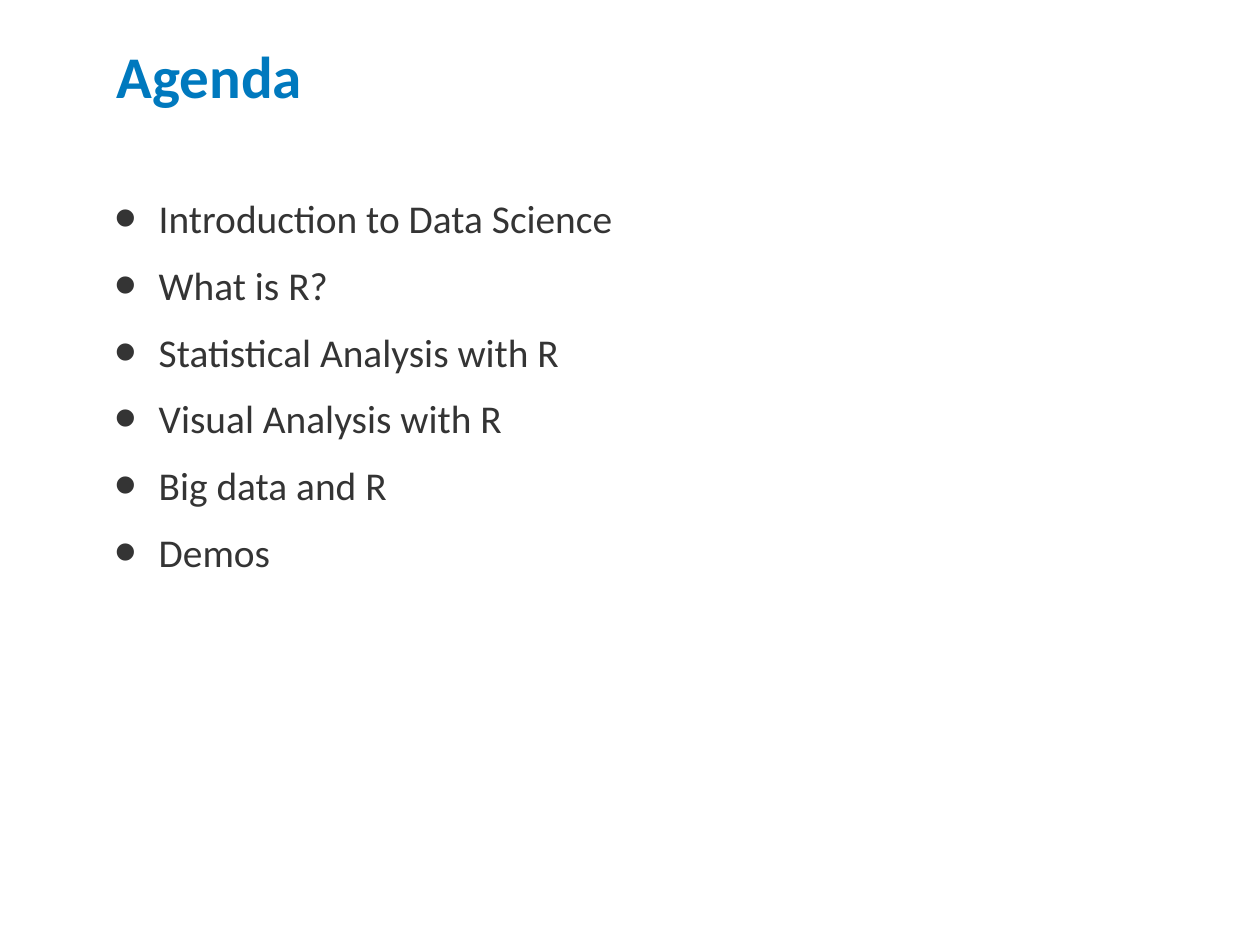
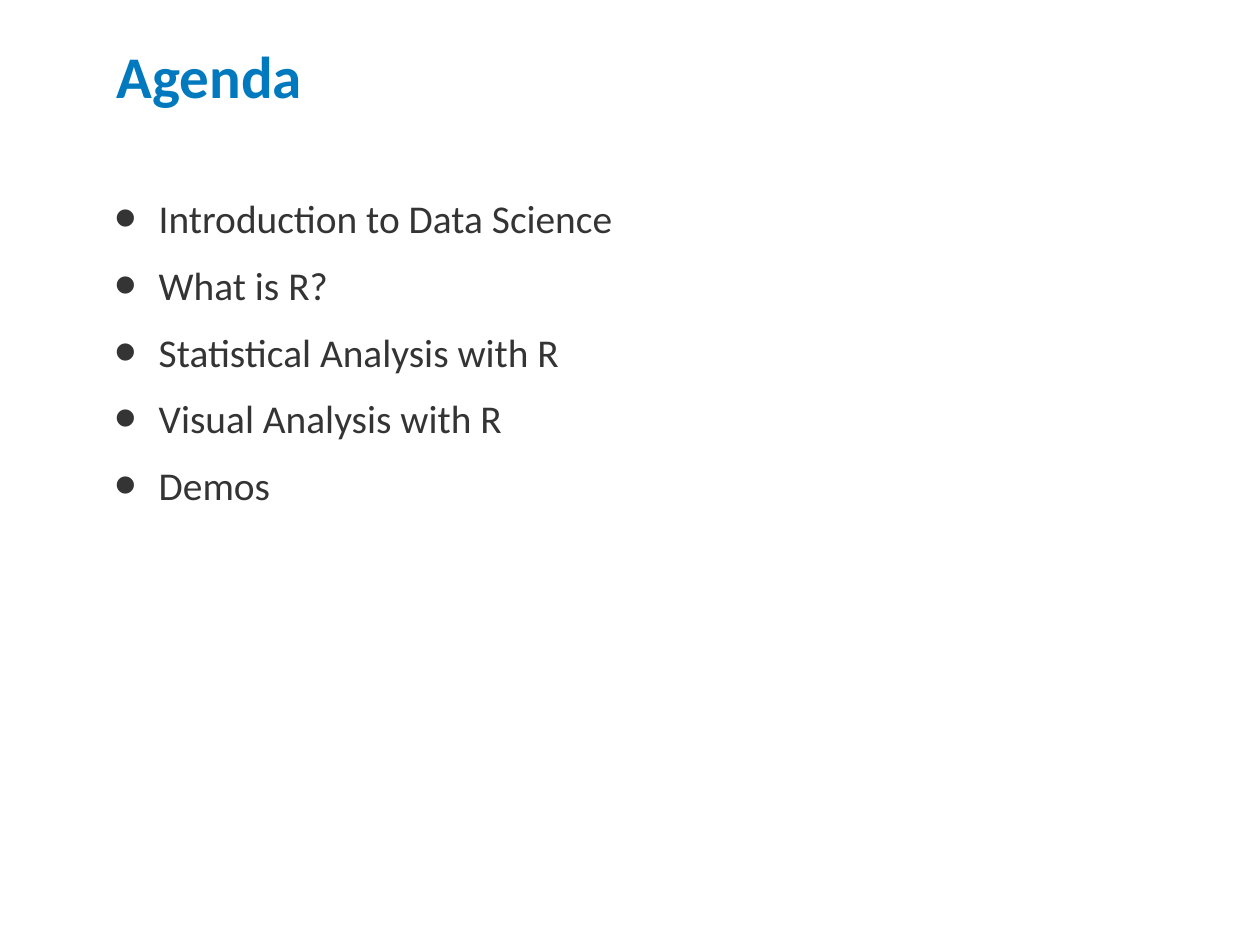
Before and after one commit to jdages/rDemo, a slide deck: slide 2 of R Demo.pptx. Drawn at 1260x945 pixels with LibreOffice and Linux fonts; fonts in the diff are those of the drawing; background and template pictures are left out. Boxes give left, top, right and bottom in pixels: in the first picture for what was removed or moved away, otherwise in the second. Text is boxed around its words. In the diff, an @@ line names an element or a change of style, - is before the commit and + after.

```diff
--- a/R Demo.pptx
+++ b/R Demo.pptx
@@ text at box(159, 472, 386, 507): paragraph removed @@
-• Big data and R
```
Also in this commit, not shown: 5 other slides changed, 9 slides added, 3 slides removed, 1 other file.
